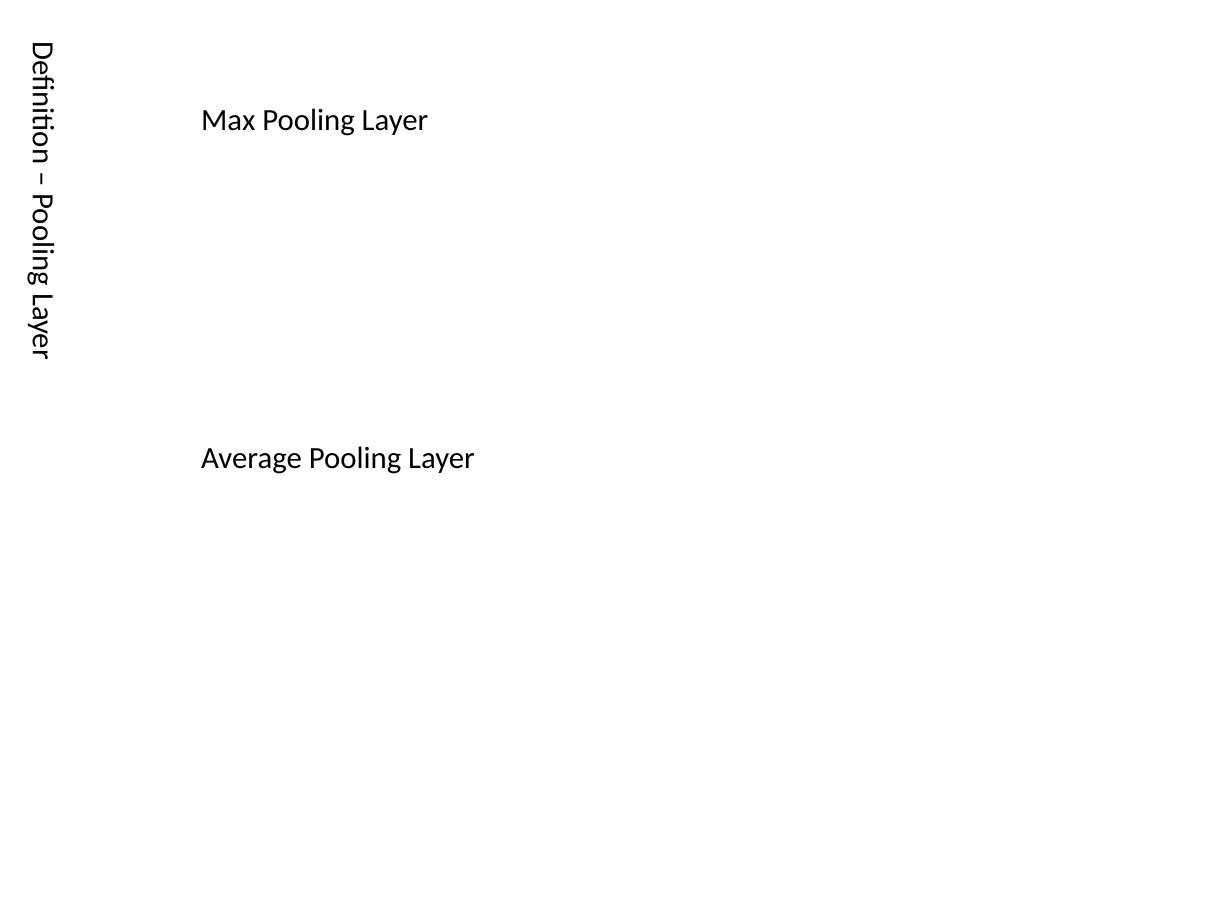
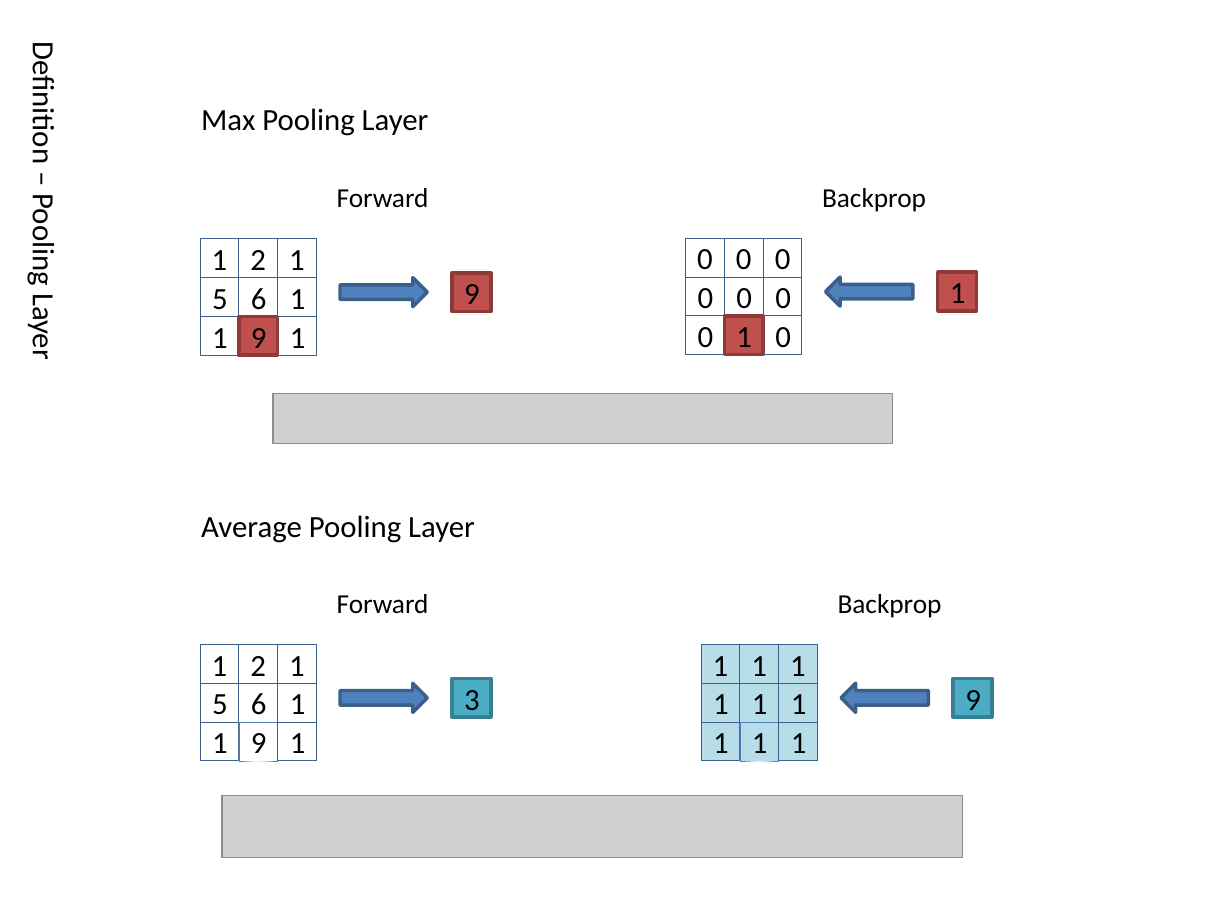
Before and after one commit to pl8787/exp_caffe, a slide deck: slide 10 of doc/Convolutional Neural Network.pptx. Drawn at 1232x924 pixels with LibreOffice and Linux fonts; fonts in the diff are those of the drawing; grey boxes stand for pictures. Boxes give left, top, right and bottom in pixels: in the first picture for what was removed or moved away, otherwise in the second. Text is boxed around its words. In the diff, an @@ line names an element or a change of style, - is before the commit and + after.

```diff
--- a/doc/Convolutional Neural Network.pptx
+++ b/doc/Convolutional Neural Network.pptx
@@ text added at bbox=[337, 188, 429, 208], 16 pt, text #000000 @@
+Forward
@@ text added at bbox=[822, 188, 926, 212], 16 pt, text #000000 @@
+Backprop
@@ right arrow added at bbox=[340, 277, 428, 307], fill #4F81BD, outline #3A5F8C 2 pt @@
@@ rectangle added at bbox=[452, 272, 490, 310], fill #C0504D, outline #8E3B39 2 pt, 18 pt, text #000000 @@
+9
@@ right arrow added at bbox=[825, 277, 913, 307], fill #4F81BD, outline #3A5F8C 2 pt @@
@@ rectangle added at bbox=[938, 272, 976, 310], fill #C0504D, outline #8E3B39 2 pt, 18 pt, text #000000 @@
+1
@@ group added at bbox=[200, 239, 315, 355]: 9 rectangles @@
+1
+2
+1
+5
+6
+1
+1
+9
+1
@@ group added at bbox=[685, 238, 801, 354]: 9 rectangles @@
+0
+0
+0
+0
+0
+0
+0
+1
+0
@@ picture added at bbox=[272, 393, 892, 444] @@
@@ text "Average Pooling Layer": place and size @@
-text "Average Pooling Layer" at bbox=[201, 446, 475, 474]
+text "Average Pooling Layer" at bbox=[201, 515, 475, 543]
@@ text added at bbox=[337, 594, 429, 614], 16 pt, text #000000 @@
+Forward
@@ text added at bbox=[838, 594, 942, 618], 16 pt, text #000000 @@
+Backprop
@@ right arrow added at bbox=[340, 684, 428, 713], fill #4F81BD, outline #3A5F8C 2 pt @@
@@ rectangle added at bbox=[452, 679, 490, 717], fill #4BACC6, outline #377F92 2 pt, 18 pt, text #000000 @@
+3
@@ right arrow added at bbox=[841, 684, 929, 713], fill #4F81BD, outline #3A5F8C 2 pt @@
@@ rectangle added at bbox=[954, 679, 992, 717], fill #4BACC6, outline #377F92 2 pt, 18 pt, text #000000 @@
+9
@@ group added at bbox=[200, 644, 315, 760]: 9 rectangles @@
+1
+2
+1
+5
+6
+1
+1
+9
+1
@@ group added at bbox=[701, 644, 817, 760]: 9 rectangles @@
+1
+1
+1
+1
+1
+1
+1
+1
+1
@@ picture added at bbox=[222, 796, 962, 857] @@
```
Also in this commit, not shown: 5 other slides changed, 1 slide added, 12 other files.
